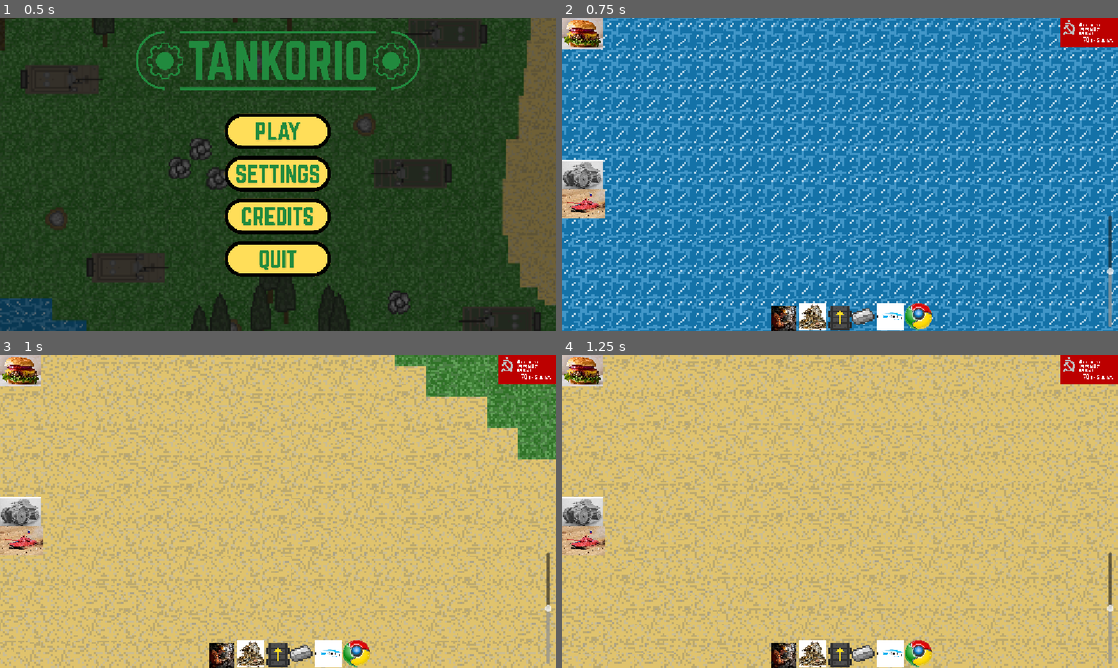
Above: before the commit, frames 1-4 (two rows, left to right).
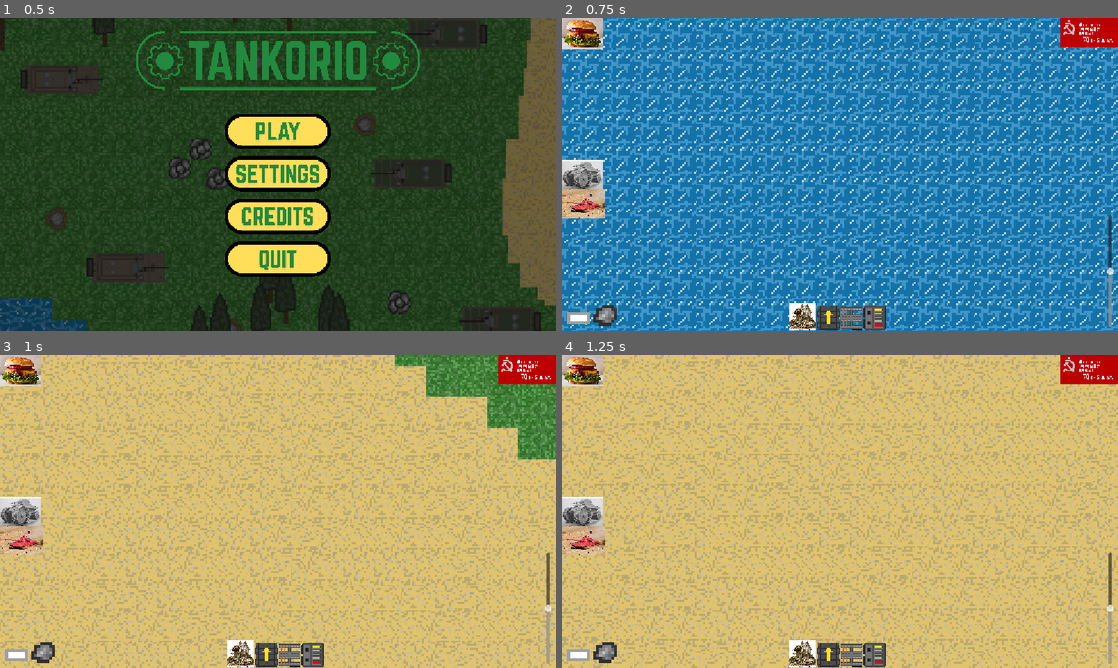
Above: after the commit, the same moments.

Repository: badgames-games/tankorio
Game: Godot game, scene res://Scenes/main_menu.tscn
Two runs of this game, one before a commit and one after it. Both use one fixed random seed, a clock stepped at 60 frames per second and the inputs below. The engine's default icon, where the game draws it, is replaced by a stand-in: a white triangle on a blue panel in a dark square.
Inputs (mouse positions are in pixels of both pictures, inside the frame that each line leads up to):
- Up to frame 1 (0.5 s): no input
- Up to frame 2 (0.75 s): click (840, 130) at 0.5 s
- Up to frame 3 (1 s): no input
- Up to frame 4 (1.25 s): no input

Frame 1 is identical in both runs. In frame 2, 2.5% of the frame differs, in the area x 0-67%, y 91-100%; in frame 3, 2.5%; in frame 4, 2.5%.

Commit message:
saving and loading ish

Diff:
--- a/Scenes/enemy_tank.tscn
+++ b/Scenes/enemy_tank.tscn
@@ -44,7 +44,7 @@
 corner_radius_bottom_left = 4
 corner_detail = 6
 
-[node name="EnemyTank" type="CharacterBody2D" unique_id=1659152178]
+[node name="EnemyTank" type="CharacterBody2D" unique_id=1659152178 groups=["EnemyTank"]]
 collision_layer = 4
 collision_mask = 12
 script = ExtResource("1_44s6k")
--- a/Scenes/game.tscn
+++ b/Scenes/game.tscn
@@ -1,6 +1,7 @@
 [gd_scene format=3 uid="uid://hde1uavulpws"]
 
 [ext_resource type="Texture2D" uid="uid://dv78fcoukqjtd" path="res://Assets/WorldTerrain.png" id="1_i6g32"]
+[ext_resource type="Script" uid="uid://2kgtmbio5ios" path="res://Scripts/game.gd" id="1_o5yvi"]
 [ext_resource type="PackedScene" uid="uid://c6yja5hd1few1" path="res://Scenes/player.tscn" id="1_qxrlw"]
 [ext_resource type="Script" uid="uid://bwjg3gc06i3ri" path="res://Scripts/terrain_layer.gd" id="2_1l0tm"]
 [ext_resource type="Texture2D" uid="uid://bhrbur2m6723k" path="res://Assets/conveyor.png" id="3_1l0tm"]
@@ -145,6 +146,7 @@
 distance = -32768.0
 
 [node name="Game" type="Node2D" unique_id=1937161272]
+script = ExtResource("1_o5yvi")
 
 [node name="TerrainLayer" type="TileMapLayer" parent="." unique_id=327220937]
 scale = Vector2(4, 4)
--- a/Scenes/item.tscn
+++ b/Scenes/item.tscn
@@ -1,8 +1,8 @@
 [gd_scene format=3 uid="uid://b14uuyn7dc2w4"]
 
-[ext_resource type="Texture2D" uid="uid://cn3pnx4veuwou" path="res://Assets/iron.png" id="1_ys0gr"]
+[ext_resource type="Texture2D" uid="uid://d4j3komr3m057" path="res://Assets/iron.png" id="1_ys0gr"]
 [ext_resource type="Script" uid="uid://2o1gh51r2g1t" path="res://Scripts/item.gd" id="2_76mu4"]
-[ext_resource type="Texture2D" uid="uid://bh2h8l52athib" path="res://Assets/Google_Chrome_Logo_2008.svg" id="3_u06aw"]
+[ext_resource type="Texture2D" uid="uid://cmgtyrpbqjxm6" path="res://Assets/chromium.png" id="3_u06aw"]
 
 [sub_resource type="CircleShape2D" id="CircleShape2D_76mu4"]
 radius = 8.0
@@ -17,11 +17,12 @@
 
 [node name="Iron" type="Sprite2D" parent="." unique_id=933734637]
 visible = false
+scale = Vector2(2, 2)
 texture = ExtResource("1_ys0gr")
 
 [node name="Chromium" type="Sprite2D" parent="." unique_id=987099358]
 visible = false
-scale = Vector2(0.031, 0.031)
+scale = Vector2(2, 2)
 texture = ExtResource("3_u06aw")
 
 [node name="Collision" type="CollisionShape2D" parent="." unique_id=1516983501]
--- a/Scenes/loading.tscn
+++ b/Scenes/loading.tscn
@@ -3,6 +3,9 @@
 [ext_resource type="Script" uid="uid://dvseidps6kvdl" path="res://Scripts/loading.gd" id="1_fim2r"]
 
 [sub_resource type="FontFile" id="FontFile_k66n3"]
+subpixel_positioning = 0
+msdf_pixel_range = 14
+msdf_size = 128
 cache/0/variation_coordinates = {}
 cache/0/face_index = 0
 cache/0/embolden = 0.0
--- a/Scenes/machine.tscn
+++ b/Scenes/machine.tscn
@@ -10,6 +10,8 @@
 
 [node name="Machine" type="Area2D" unique_id=869256539]
 scale = Vector2(4, 4)
+collision_layer = 0
+collision_mask = 0
 script = ExtResource("1_xuuum")
 
 [node name="CollisionShape2D" type="CollisionShape2D" parent="." unique_id=1290579269]
@@ -19,7 +21,7 @@
 
 [node name="InputChecker" type="Area2D" parent="FactoryParts" unique_id=888055335]
 position = Vector2(-16.25, 0)
-collision_mask = 2
+collision_mask = 3
 
 [node name="CollisionShape2D" type="CollisionShape2D" parent="FactoryParts/InputChecker" unique_id=2134121313]
 shape = SubResource("RectangleShape2D_xuuum")
--- a/Scenes/ui.tscn
+++ b/Scenes/ui.tscn
@@ -3,12 +3,12 @@
 [ext_resource type="Script" uid="uid://c6eplqudfh5bv" path="res://Scripts/ui.gd" id="1_jxero"]
 [ext_resource type="Texture2D" uid="uid://dk5jda0gy4erw" path="res://Assets/conveyorIcon.png" id="2_2246s"]
 [ext_resource type="Texture2D" uid="uid://bhrbur2m6723k" path="res://Assets/conveyor.png" id="2_q7pk6"]
-[ext_resource type="Texture2D" uid="uid://cn3pnx4veuwou" path="res://Assets/iron.png" id="3_nf4gj"]
+[ext_resource type="Texture2D" uid="uid://d4j3komr3m057" path="res://Assets/iron.png" id="3_nf4gj"]
 [ext_resource type="Texture2D" uid="uid://8ec6r51mophg" path="res://Assets/Machines.png" id="3_smcll"]
 [ext_resource type="Texture2D" uid="uid://dwryli2eikleq" path="res://Assets/destroy.jpg" id="4_2246s"]
-[ext_resource type="Texture2D" uid="uid://blaucjv12bq5m" path="res://Assets/miner.jpg" id="6_m78vo"]
-[ext_resource type="Texture2D" uid="uid://bxjm7ea2qo70h" path="res://Assets/tankFactory.png" id="8_ryf15"]
-[ext_resource type="Texture2D" uid="uid://bh2h8l52athib" path="res://Assets/Google_Chrome_Logo_2008.svg" id="9_mmixe"]
+[ext_resource type="Texture2D" uid="uid://ck8iuykca3b7w" path="res://Assets/MinerIcon.png" id="7_3r70p"]
+[ext_resource type="Texture2D" uid="uid://xb0rlh1dp5tt" path="res://Assets/FactoryIcon.png" id="8_8fs27"]
+[ext_resource type="Texture2D" uid="uid://cmgtyrpbqjxm6" path="res://Assets/chromium.png" id="9_3r70p"]
 [ext_resource type="Texture2D" uid="uid://dtesx437yqru5" path="res://Assets/tk_photo_2025_06-2025_2025-06-burger-doneness-guide_burger-doneness-guide-0195.jpg" id="10_nt8jn"]
 [ext_resource type="Texture2D" uid="uid://dipeju012aswy" path="res://Assets/The-10-Most-Bizarre-Tanks-Ever-Built-7.jpg" id="11_g0wmg"]
 [ext_resource type="Texture2D" uid="uid://cxieog2o5rexq" path="res://Assets/thediplomat_2015-07-27_16-29-04.jpg" id="12_4vbiv"]
@@ -67,9 +67,9 @@
 anchor_top = 1.0
 anchor_right = 0.5
 anchor_bottom = 1.0
-offset_left = -24.0
+offset_left = -48.0
 offset_top = -51.0
-offset_right = -8.0
+offset_right = -32.0
 offset_bottom = -35.0
 grow_horizontal = 2
 grow_vertical = 0
@@ -84,13 +84,13 @@
 anchor_top = 1.0
 anchor_right = 0.5
 anchor_bottom = 1.0
-offset_left = 24.0
-offset_top = -54.0
-offset_right = 40.0
-offset_bottom = -38.0
-grow_horizontal = 2
-grow_vertical = 0
-scale = Vector2(3, 3)
+offset_left = -566.0
+offset_top = -39.0
+offset_right = -558.0
+offset_bottom = -35.0
+grow_horizontal = 2
+grow_vertical = 0
+scale = Vector2(6, 6)
 focus_mode = 0
 texture_normal = ExtResource("3_nf4gj")
 
@@ -101,10 +101,10 @@
 anchor_top = 1.0
 anchor_right = 0.5
 anchor_bottom = 1.0
-offset_left = -84.00006
-offset_top = -57.0
-offset_right = 470.0
-offset_bottom = 497.00012
+offset_left = -105.00003
+offset_top = -56.99994
+offset_right = 449.0
+offset_bottom = 497.00024
 grow_horizontal = 2
 grow_vertical = 0
 scale = Vector2(0.1, 0.1)
@@ -118,15 +118,14 @@
 anchor_top = 1.0
 anchor_right = 0.5
 anchor_bottom = 1.0
-offset_left = -141.99997
-offset_top = -51.99994
-offset_right = 370.0
-offset_bottom = 460.0
-grow_horizontal = 2
-grow_vertical = 0
-scale = Vector2(0.1, 0.1)
-focus_mode = 0
-texture_normal = ExtResource("6_m78vo")
+offset_top = -51.0
+offset_right = 32.0
+offset_bottom = -19.0
+grow_horizontal = 2
+grow_vertical = 0
+scale = Vector2(1.5, 1.5)
+focus_mode = 0
+texture_normal = ExtResource("7_3r70p")
 
 [node name="FactoryButton" type="TextureButton" parent="." unique_id=353173819]
 layout_mode = 1
@@ -135,15 +134,15 @@
 anchor_top = 1.0
 anchor_right = 0.5
 anchor_bottom = 1.0
-offset_left = 76.0
-offset_top = -58.0
-offset_right = 523.0
-offset_bottom = 389.0
-grow_horizontal = 2
-grow_vertical = 0
-scale = Vector2(0.1255, 0.1255)
-focus_mode = 0
-texture_normal = ExtResource("8_ryf15")
+offset_left = 48.0
+offset_top = -51.0
+offset_right = 80.0
+offset_bottom = -19.0
+grow_horizontal = 2
+grow_vertical = 0
+scale = Vector2(1.5, 1.5)
+focus_mode = 0
+texture_normal = ExtResource("8_8fs27")
 
 [node name="ChromiumButton" type="TextureButton" parent="." unique_id=2094302558]
 layout_mode = 1
@@ -152,15 +151,15 @@
 anchor_top = 1.0
 anchor_right = 0.5
 anchor_bottom = 1.0
-offset_left = 134.0
-offset_top = -58.0
-offset_right = 646.0
-offset_bottom = 432.0
-grow_horizontal = 2
-grow_vertical = 0
-scale = Vector2(0.1125, 0.1125)
-focus_mode = 0
-texture_normal = ExtResource("9_mmixe")
+offset_left = -511.0
+offset_top = -53.0
+offset_right = -503.0
+offset_bottom = -45.0
+grow_horizontal = 2
+grow_vertical = 0
+scale = Vector2(6, 6)
+focus_mode = 0
+texture_normal = ExtResource("9_3r70p")
 
 [node name="MenuButton" type="TextureButton" parent="." unique_id=1379558846]
 layout_mode = 1
@@ -197,7 +196,7 @@
 focus_mode = 0
 texture_normal = ExtResource("12_4vbiv")
 
-[node name="TextureButton" type="TextureButton" parent="." unique_id=1736911056]
+[node name="FinalBattleButton" type="TextureButton" parent="." unique_id=1736911056]
 layout_mode = 1
 anchors_preset = 1
 anchor_left = 1.0
@@ -261,3 +260,4 @@
 [connection signal="pressed" from="MenuButton" to="." method="_on_menu_button_pressed"]
 [connection signal="pressed" from="TankButton" to="." method="_on_tank_button_pressed"]
 [connection signal="pressed" from="EnemyTankButton" to="." method="_on_enemy_tank_button_pressed"]
+[connection signal="pressed" from="FinalBattleButton" to="." method="_on_final_battle_button_pressed"]
--- a/Scenes/victory_screen.gd
+++ /dev/null
@@ -1,9 +0,0 @@
-extends Control
-
-
-func _on_main_menu_button_pressed() -> void:
-	get_tree().change_scene_to_file("res://Scenes/main_menu.tscn")
-
-
-func _on_quit_button_pressed() -> void:
-	get_tree().quit()
--- a/Scenes/victory_screen.tscn
+++ b/Scenes/victory_screen.tscn
@@ -1,6 +1,6 @@
 [gd_scene format=3 uid="uid://d4fw1t4oqlymd"]
 
-[ext_resource type="Script" uid="uid://iadldi0yleqh" path="res://Scenes/victory_screen.gd" id="1_mubwb"]
+[ext_resource type="Script" uid="uid://iadldi0yleqh" path="res://Scripts/victory_screen.gd" id="1_mubwb"]
 [ext_resource type="Texture2D" uid="uid://c17872ig407gj" path="res://Assets/Soviet_Znamya_Pobedy.svg" id="1_oq8vb"]
 
 [node name="VictoryScreen" type="Control" unique_id=602877927]
--- /dev/null
+++ b/Scripts/game.gd
@@ -0,0 +1,69 @@
+extends Node2D
+
+const ITEM = preload("uid://b14uuyn7dc2w4")
+
+@onready var terrain_layer: TileMapLayer = $TerrainLayer
+@onready var ore_layer: TileMapLayer = $OreLayer
+@onready var building_layer: TileMapLayer = $BuildingLayer
+@onready var player: CharacterBody2D = $Player
+@onready var machines_node: Node2D = $Machines
+@onready var items_node: Node2D = $Items
+@onready var trees_node: Node2D = $Trees
+
+
+func _ready() -> void:
+	if SaveManager.is_loading:
+		apply_save_data(SaveManager.pending_data)
+
+	var timer := Timer.new()
+	timer.wait_time = 120.0
+	timer.autostart = true
+	timer.timeout.connect(save_game)
+	add_child(timer)
+
+
+func _notification(what: int) -> void:
+	if what == NOTIFICATION_WM_CLOSE_REQUEST:
+		save_game()
+
+
+func save_game() -> void:
+	var data := {
+		"terrain": terrain_layer.tile_map_data,
+		"ore": ore_layer.tile_map_data,
+		"buildings": building_layer.tile_map_data,
+		"player_pos": player.global_position,
+		"trees": [],
+		"machines": [],
+		"items": [],
+	}
+
+	for tree in trees_node.get_children():
+		if not tree.is_queued_for_deletion():
+			data["trees"].append({"pos": tree.position, "type": tree.type})
+
+	for machine in machines_node.get_children():
+		if not machine.is_queued_for_deletion():
+			data["machines"].append({"pos": machine.position, "type": machine.type})
+
+	for item in items_node.get_children():
+		if not item.is_queued_for_deletion():
+			data["items"].append({"pos": item.position, "type": item.type})
+
+	SaveManager.write_save(data)
+	print("Game saved")
+
+
+func apply_save_data(data: Dictionary) -> void:
+	building_layer.tile_map_data = data["buildings"]
+
+	for m in data["machines"]:
+		building_layer.machine_inst(m["pos"], m["type"])
+
+	for i in data["items"]:
+		var instance = ITEM.instantiate()
+		instance.position = i["pos"]
+		instance.type = i["type"]
+		items_node.add_child(instance)
+
+	player.global_position = data["player_pos"]
--- a/Scripts/main_menu.gd
+++ b/Scripts/main_menu.gd
@@ -2,6 +2,7 @@
 
 
 func _on_play_button_pressed() -> void:
+	SaveManager.load_from_disk()
 	get_tree().change_scene_to_file("res://Scenes/game.tscn")
 
 
--- a/Scripts/ore_layer.gd
+++ b/Scripts/ore_layer.gd
@@ -10,6 +10,11 @@
 ]
 
 func _ready() -> void:
+	if SaveManager.is_loading:
+		position = -Vector2(map_size / 2)
+		tile_map_data = SaveManager.pending_data["ore"]
+		return
+
 	await get_tree().process_frame
 	position =- Vector2(map_size / 2)
 
--- a/Scripts/player.gd
+++ b/Scripts/player.gd
@@ -22,6 +22,9 @@
 	Global.player_node = self
 	Global.controlled_node = self
 	Global.camera_node = camera_2d
+
+	if SaveManager.is_loading:
+		return
 
 	await get_tree().process_frame
 	while true:
--- /dev/null
+++ b/Scripts/save_manager.gd
@@ -0,0 +1,41 @@
+extends Node
+
+const SAVE_PATH := "user://savegame.save"
+
+var is_loading: bool = false
+var pending_data: Dictionary = {}
+
+
+func start_new_game() -> void:
+	is_loading = false
+	pending_data = {}
+
+
+func has_save() -> bool:
+	return FileAccess.file_exists(SAVE_PATH)
+
+
+func write_save(data: Dictionary) -> void:
+	var tmp_path := SAVE_PATH + ".tmp"
+	var file := FileAccess.open(tmp_path, FileAccess.WRITE)
+	if file == null:
+		push_error("Could not open save file: " + str(FileAccess.get_open_error()))
+		return
+	file.store_var(data)
+	file.close()
+	DirAccess.rename_absolute(tmp_path, SAVE_PATH)
+
+
+func load_from_disk() -> bool:
+	if not has_save():
+		return false
+	var file := FileAccess.open(SAVE_PATH, FileAccess.READ)
+	if file == null:
+		return false
+	var data = file.get_var()
+	file.close()
+	if typeof(data) != TYPE_DICTIONARY:
+		return false
+	pending_data = data
+	is_loading = true
+	return true
--- a/Scripts/terrain_layer.gd
+++ b/Scripts/terrain_layer.gd
@@ -11,6 +11,14 @@
 
 # Called when the node enters the scene tree for the first time.
 func _ready() -> void:
+	if SaveManager.is_loading:
+		position = -Vector2(map_size / 2)
+		tile_map_data = SaveManager.pending_data["terrain"]
+		for t in SaveManager.pending_data["trees"]:
+			tree_inst(t["pos"], t["type"])
+		loading.queue_free()
+		return
+
 	loading.show()
 	await get_tree().process_frame
 	position =- Vector2(map_size / 2)
--- a/Scripts/ui.gd
+++ b/Scripts/ui.gd
@@ -175,6 +175,7 @@
 func _on_menu_button_pressed() -> void:
 	main_menu_screen.show()
 	await get_tree().create_timer(0.1).timeout
+	game_node.save_game()
 	get_tree().change_scene_to_file("res://Scenes/main_menu.tscn")
 
 
@@ -215,3 +216,25 @@
 	var instance = ENEMY_TANK.instantiate()
 	instance.position = player.position + Vector2(2500, 0)
 	game_node.add_child(instance)
+
+
+func _on_final_battle_button_pressed() -> void:
+	var instance = ENEMY_TANK.instantiate()
+	instance.position = player.position + Vector2(2500, 0)
+	game_node.add_child(instance)
+
+	instance = ENEMY_TANK.instantiate()
+	instance.position = player.position + Vector2(3000, 500)
+	game_node.add_child(instance)
+
+	instance = ENEMY_TANK.instantiate()
+	instance.position = player.position + Vector2(3000, -500)
+	game_node.add_child(instance)
+
+	instance = ENEMY_TANK.instantiate()
+	instance.position = player.position + Vector2(3500, 1000)
+	game_node.add_child(instance)
+
+	instance = ENEMY_TANK.instantiate()
+	instance.position = player.position + Vector2(3500, -1000)
+	game_node.add_child(instance)
--- a/Scripts/victory_screen.gd
+++ b/Scripts/victory_screen.gd
@@ -1,11 +1,9 @@
 extends Control
 
 
-# Called when the node enters the scene tree for the first time.
-func _ready() -> void:
-	pass # Replace with function body.
+func _on_main_menu_button_pressed() -> void:
+	get_tree().change_scene_to_file("res://Scenes/main_menu.tscn")
 
 
-# Called every frame. 'delta' is the elapsed time since the previous frame.
-func _process(delta: float) -> void:
-	pass
+func _on_quit_button_pressed() -> void:
+	get_tree().quit()
--- a/project.godot
+++ b/project.godot
@@ -20,6 +20,7 @@
 [autoload]
 
 Global="*uid://dle3yaqislves"
+SaveManager="*uid://bqgywkfvycese"
 
 [display]
 
Binary file added: Assets/FactoryIcon.png
Not shown, added: Assets/FactoryIcon.png.import
Binary file added: Assets/MinerIcon.png
Not shown, added: Assets/MinerIcon.png.import
Binary file added: Assets/chromium.png
Not shown, added: Assets/chromium.png.import
Binary file changed: Assets/iron.png
Not shown, changed: Assets/iron.png.import
Not shown, removed: Scenes/victory_screen.gd.uid
Not shown, added: Scripts/game.gd.uid
Not shown, added: Scripts/save_manager.gd.uid
Not shown, changed: Scripts/victory_screen.gd.uid
